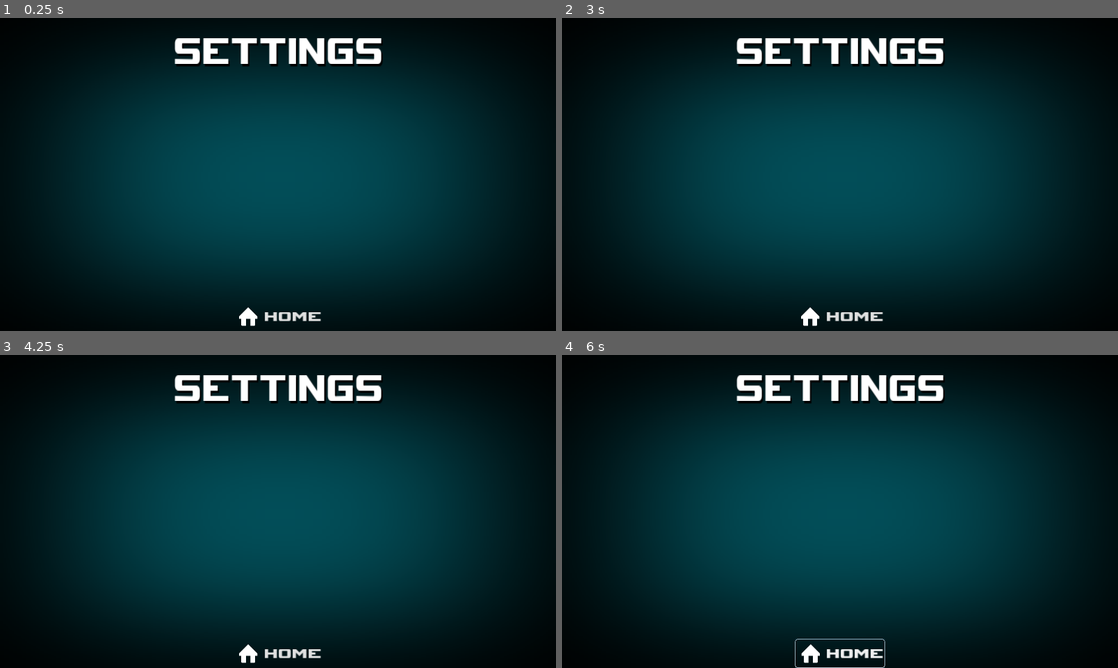
Above: before the commit, frames 1-4 (two rows, left to right).
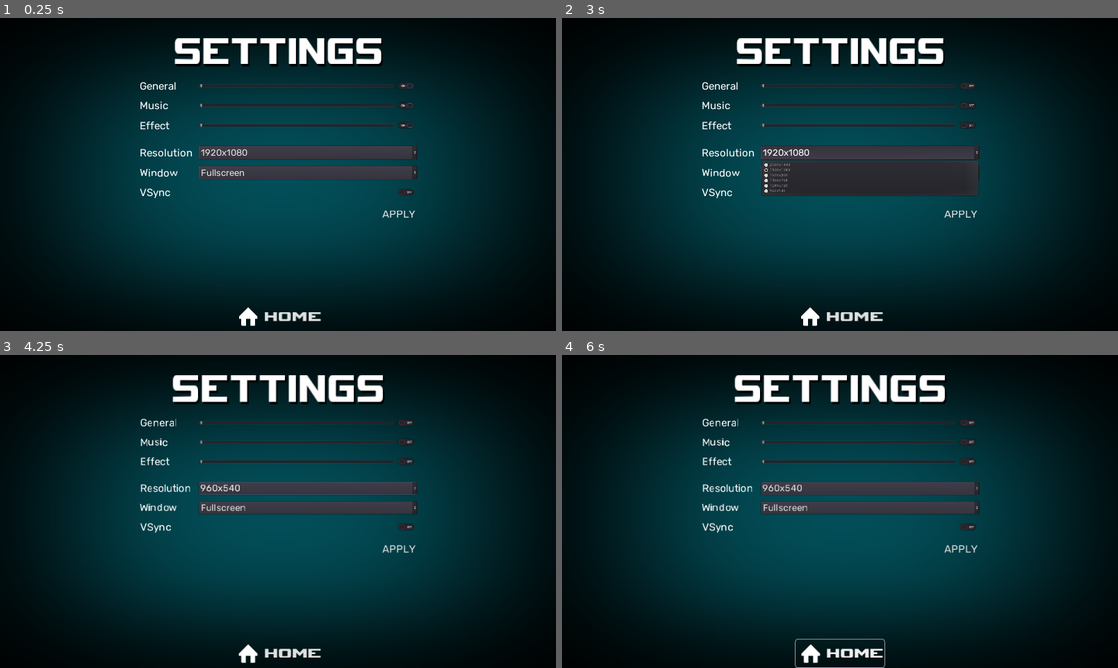
Above: after the commit, the same moments.

Repository: MrEliptik/TypeItOut
Game: Godot game, scene res://scenes/ui/settings.tscn
The game is run twice, just before and just after one commit, with the same random seed, the same clock (stepped at 60 frames per second) and the same inputs. This scene is started directly instead of the project's main scene.
Inputs (mouse positions are in pixels of both pictures, inside the frame that each line leads up to):
- Up to frame 1 (0.25 s): no input
- Up to frame 2 (3 s): click (967, 86) at 0.52 s; click (967, 105) at 1.27 s; click (967, 124) at 2.02 s; click (867, 152) at 2.75 s, where only the run after the commit has a clickable "1920x1080"
- Up to frame 3 (4.25 s): click (405, 530) at 3.52 s
- Up to frame 4 (6 s): click (867, 489) at 4.25 s, where only the run after the commit has a clickable "960x540"; click (962, 549) at 5 s, where only the run after the commit has a clickable "APPLY"; click "HOME" at 5.75 s

The runs differ from the first frame. In frame 1, 4.9% of the frame differs, in the area x 25-75%, y 20-64%; in frame 2, 7.7%; in frame 3, 5.8%; in frame 4, 5.8%.

Commit message:
settings WIP

Diff:
--- a/scenes/ui/music.gd
+++ b/scenes/ui/music.gd
@@ -17,3 +17,39 @@
 
 func stop():
 	$Music.stop()
+
+func get_volume():
+	pass
+
+func get_music_volume():
+	pass
+
+func get_effects_volume():
+	pass
+
+func is_master_mute():
+	pass
+
+func is_music_mute():
+	pass
+
+func is_effects_mute():
+	pass
+
+func set_volume(value):
+	pass
+
+func set_music_volume(value):
+	pass
+
+func set_effects_volume(value):
+	pass
+
+func toggle_master_mute(btn):
+	pass
+
+func toggle_music_mute(btn):
+	pass
+
+func toggle_effects_mute(btn):
+	pass
--- /dev/null
+++ b/scenes/ui/settings.gd
@@ -0,0 +1,82 @@
+extends Control
+
+enum WINDOW_TYPE {
+	FULLSCREEN,
+	BORDERLESS,
+	NORMAL
+}
+
+var windows_type_str = {
+	WINDOW_TYPE.FULLSCREEN : "Fullscreen",
+	WINDOW_TYPE.BORDERLESS : "Borderless",
+	WINDOW_TYPE.NORMAL : "Windowed"
+}
+
+var windows_size = [Vector2(2560, 1440),Vector2(1920, 1080),Vector2(1600, 900),Vector2(1366, 768),Vector2(1280, 720),Vector2(960, 540)]
+
+var windows_size_str = {
+	"2560x1440" : Vector2(2560, 1440),
+	"1920x1080" : Vector2(1920, 1080),
+	"1600x900" : Vector2(1600, 900),
+	"1366x768" : Vector2(1366, 768),
+	"1280x720" : Vector2(1280, 720),
+	"960x540" : Vector2(960, 540)
+}
+
+# Called when the node enters the scene tree for the first time.
+func _ready():
+#	$VBoxContainer/HBoxContainer/GeneralSlider.value = int(db2linear(Music.get_volume())*100)
+#	$VBoxContainer/HBoxContainer2/MusicSlider.value = int(db2linear(Music.get_music_volume())*100)
+#	$VBoxContainer/HBoxContainer3/EffectsSlider.value = int(db2linear(Music.get_effects_volume())*100)
+#	$VBoxContainer/HBoxContainer/GeneralToggle.pressed = !Music.is_master_mute()
+#	$VBoxContainer/HBoxContainer2/MusicToggle.pressed = !Music.is_music_mute()
+#	$VBoxContainer/HBoxContainer3/EffectsToggle.pressed = !Music.is_effects_mute()
+
+	for resolution in windows_size_str.keys():
+		$SettingsContainer/DisplayContainer/ResolutionContainer/ResolutionOptions.add_item(resolution)
+
+	for option in windows_type_str.keys():
+		$SettingsContainer/DisplayContainer/WindowTypeContainer/WindowTypeOptions.add_item(windows_type_str[option])
+
+	$SettingsContainer/DisplayContainer/ResolutionContainer/ResolutionOptions.selected = 1
+
+
+func _on_GeneralSlider_value_changed(value):
+	$VBoxContainer/HBoxContainer/Value.text = str(value)
+	Music.set_volume(linear2db(value/100))
+
+func _on_MusicSlider_value_changed(value):
+	$VBoxContainer/HBoxContainer2/Value.text = str(value)
+	Music.set_music_volume(linear2db(value/100))
+
+func _on_EffectSlider_value_changed(value):
+	$VBoxContainer/HBoxContainer3/Value.text = str(value)
+	#db2linear(AudioServer.get_bus_volume_db(AudioServer.get_bus_index("Master")))*100
+	Music.set_effects_volume(linear2db(value/100))
+
+func _on_GeneralToggle_toggled(button_pressed):
+	Music.toggle_master_mute(!button_pressed)
+
+func _on_MusicToggle_toggled(button_pressed):
+	Music.toggle_music_mute(!button_pressed)
+
+func _on_EffectToggle_toggled(button_pressed):
+	Music.toggle_effects_mute(!button_pressed)
+
+func _on_ResolutionOptions_item_selected(index):
+	OS.set_window_size(windows_size[index])
+
+
+func _on_WindowTypeOptions_item_selected(index):
+	if index == WINDOW_TYPE.FULLSCREEN:
+		OS.window_fullscreen = true
+		OS.window_borderless = true
+	elif index == WINDOW_TYPE.BORDERLESS:
+		OS.window_fullscreen = false
+		OS.window_borderless = true
+	elif index == WINDOW_TYPE.NORMAL:
+		OS.window_fullscreen = false
+		OS.window_borderless = false
+
+func _on_VSyncToggle_toggled(button_pressed):
+	OS.vsync_enabled = button_pressed
--- a/scenes/ui/settings.tscn
+++ b/scenes/ui/settings.tscn
@@ -1,9 +1,12 @@
-[gd_scene load_steps=7 format=2]
+[gd_scene load_steps=12 format=2]
 
 [ext_resource path="res://effects/vignette.shader" type="Shader" id=1]
 [ext_resource path="res://effects/vignette.png" type="Texture" id=2]
 [ext_resource path="res://scenes/ui/homeBtn.tscn" type="PackedScene" id=3]
 [ext_resource path="res://fonts/space_marine/SM.TTF" type="DynamicFontData" id=4]
+[ext_resource path="res://scenes/ui/settings.gd" type="Script" id=5]
+[ext_resource path="res://fonts/rubik_36.tres" type="DynamicFont" id=6]
+[ext_resource path="res://fonts/rubik_32.tres" type="DynamicFont" id=7]
 
 [sub_resource type="ShaderMaterial" id=1]
 shader = ExtResource( 1 )
@@ -14,9 +17,29 @@
 use_filter = true
 font_data = ExtResource( 4 )
 
+[sub_resource type="StyleBoxFlat" id=3]
+bg_color = Color( 0.6, 0.6, 0.6, 0 )
+border_width_left = 2
+border_width_top = 2
+border_width_right = 2
+border_width_bottom = 2
+border_color = Color( 1, 1, 1, 1 )
+corner_radius_top_left = 10
+corner_radius_top_right = 10
+corner_radius_bottom_right = 10
+corner_radius_bottom_left = 10
+
+[sub_resource type="StyleBoxFlat" id=4]
+bg_color = Color( 0.6, 0.6, 0.6, 0 )
+corner_radius_top_left = 10
+corner_radius_top_right = 10
+corner_radius_bottom_right = 10
+corner_radius_bottom_left = 10
+
 [node name="Settings" type="Control"]
 anchor_right = 1.0
 anchor_bottom = 1.0
+script = ExtResource( 5 )
 __meta__ = {
 "_edit_use_anchors_": false
 }
@@ -55,6 +78,241 @@
 "_edit_use_anchors_": false
 }
 
+[node name="SettingsContainer" type="VBoxContainer" parent="."]
+anchor_left = 0.5
+anchor_top = 0.5
+anchor_right = 0.5
+anchor_bottom = 0.5
+margin_left = -477.0
+margin_top = -328.0
+margin_right = 481.0
+margin_bottom = 423.0
+__meta__ = {
+"_edit_use_anchors_": false
+}
+
+[node name="VolumeContainer" type="VBoxContainer" parent="SettingsContainer"]
+margin_right = 958.0
+margin_bottom = 175.0
+alignment = 1
+__meta__ = {
+"_edit_use_anchors_": false
+}
+
+[node name="GeneralContainer" type="HBoxContainer" parent="SettingsContainer/VolumeContainer"]
+margin_right = 958.0
+margin_bottom = 43.0
+
+[node name="Label" type="Label" parent="SettingsContainer/VolumeContainer/GeneralContainer"]
+margin_right = 200.0
+margin_bottom = 43.0
+rect_min_size = Vector2( 200, 0 )
+custom_fonts/font = ExtResource( 6 )
+text = "General"
+
+[node name="GeneralSlider" type="HSlider" parent="SettingsContainer/VolumeContainer/GeneralContainer"]
+margin_left = 204.0
+margin_right = 878.0
+margin_bottom = 43.0
+size_flags_horizontal = 3
+size_flags_vertical = 3
+__meta__ = {
+"_edit_use_anchors_": false
+}
+
+[node name="GeneralToggle" type="CheckButton" parent="SettingsContainer/VolumeContainer/GeneralContainer"]
+margin_left = 882.0
+margin_right = 958.0
+margin_bottom = 43.0
+pressed = true
+align = 1
+
+[node name="VSeparator" type="VSeparator" parent="SettingsContainer/VolumeContainer"]
+modulate = Color( 1, 1, 1, 0 )
+margin_top = 47.0
+margin_right = 958.0
+margin_bottom = 62.0
+rect_min_size = Vector2( 0, 15 )
+
+[node name="MusicContainer" type="HBoxContainer" parent="SettingsContainer/VolumeContainer"]
+margin_top = 66.0
+margin_right = 958.0
+margin_bottom = 109.0
+
+[node name="Label" type="Label" parent="SettingsContainer/VolumeContainer/MusicContainer"]
+margin_right = 200.0
+margin_bottom = 43.0
+rect_min_size = Vector2( 200, 0 )
+custom_fonts/font = ExtResource( 6 )
+text = "Music"
+
+[node name="MusicSlider" type="HSlider" parent="SettingsContainer/VolumeContainer/MusicContainer"]
+margin_left = 204.0
+margin_right = 878.0
+margin_bottom = 43.0
+size_flags_horizontal = 3
+size_flags_vertical = 3
+__meta__ = {
+"_edit_use_anchors_": false
+}
+
+[node name="MusicToggle" type="CheckButton" parent="SettingsContainer/VolumeContainer/MusicContainer"]
+margin_left = 882.0
+margin_right = 958.0
+margin_bottom = 43.0
+pressed = true
+align = 1
+
+[node name="VSeparator2" type="VSeparator" parent="SettingsContainer/VolumeContainer"]
+modulate = Color( 1, 1, 1, 0 )
+margin_top = 113.0
+margin_right = 958.0
+margin_bottom = 128.0
+rect_min_size = Vector2( 0, 15 )
+
+[node name="EffectContainer" type="HBoxContainer" parent="SettingsContainer/VolumeContainer"]
+margin_top = 132.0
+margin_right = 958.0
+margin_bottom = 175.0
+
+[node name="Label" type="Label" parent="SettingsContainer/VolumeContainer/EffectContainer"]
+margin_right = 200.0
+margin_bottom = 43.0
+rect_min_size = Vector2( 200, 0 )
+custom_fonts/font = ExtResource( 6 )
+text = "Effect"
+
+[node name="EffectSlider" type="HSlider" parent="SettingsContainer/VolumeContainer/EffectContainer"]
+margin_left = 204.0
+margin_right = 878.0
+margin_bottom = 43.0
+size_flags_horizontal = 3
+size_flags_vertical = 3
+__meta__ = {
+"_edit_use_anchors_": false
+}
+
+[node name="EffectToggle" type="CheckButton" parent="SettingsContainer/VolumeContainer/EffectContainer"]
+margin_left = 882.0
+margin_right = 958.0
+margin_bottom = 43.0
+pressed = true
+align = 1
+
+[node name="VSeparator" type="VSeparator" parent="SettingsContainer"]
+modulate = Color( 1, 1, 1, 0 )
+margin_top = 179.0
+margin_right = 958.0
+margin_bottom = 219.0
+rect_min_size = Vector2( 0, 40 )
+__meta__ = {
+"_edit_use_anchors_": false
+}
+
+[node name="DisplayContainer" type="VBoxContainer" parent="SettingsContainer"]
+margin_top = 223.0
+margin_right = 958.0
+margin_bottom = 483.0
+alignment = 2
+
+[node name="ResolutionContainer" type="HBoxContainer" parent="SettingsContainer/DisplayContainer"]
+margin_right = 958.0
+margin_bottom = 44.0
+
+[node name="Label" type="Label" parent="SettingsContainer/DisplayContainer/ResolutionContainer"]
+margin_right = 200.0
+margin_bottom = 43.0
+rect_min_size = Vector2( 200, 0 )
+custom_fonts/font = ExtResource( 6 )
+text = "Resolution"
+
+[node name="ResolutionOptions" type="OptionButton" parent="SettingsContainer/DisplayContainer/ResolutionContainer"]
+margin_left = 204.0
+margin_right = 958.0
+margin_bottom = 44.0
+size_flags_horizontal = 3
+size_flags_vertical = 3
+custom_fonts/font = ExtResource( 7 )
+
+[node name="VSeparator" type="VSeparator" parent="SettingsContainer/DisplayContainer"]
+modulate = Color( 1, 1, 1, 0 )
+margin_top = 48.0
+margin_right = 958.0
+margin_bottom = 63.0
+rect_min_size = Vector2( 0, 15 )
+
+[node name="WindowTypeContainer" type="HBoxContainer" parent="SettingsContainer/DisplayContainer"]
+margin_top = 67.0
+margin_right = 958.0
+margin_bottom = 111.0
+
+[node name="Label" type="Label" parent="SettingsContainer/DisplayContainer/WindowTypeContainer"]
+margin_right = 200.0
+margin_bottom = 43.0
+rect_min_size = Vector2( 200, 0 )
+custom_fonts/font = ExtResource( 6 )
+text = "Window"
+
+[node name="WindowTypeOptions" type="OptionButton" parent="SettingsContainer/DisplayContainer/WindowTypeContainer"]
+margin_left = 204.0
+margin_right = 958.0
+margin_bottom = 44.0
+size_flags_horizontal = 3
+size_flags_vertical = 3
+custom_fonts/font = ExtResource( 7 )
+
+[node name="VSeparator2" type="VSeparator" parent="SettingsContainer/DisplayContainer"]
+modulate = Color( 1, 1, 1, 0 )
+margin_top = 115.0
+margin_right = 958.0
+margin_bottom = 130.0
+rect_min_size = Vector2( 0, 15 )
+
+[node name="VSyncContainer" type="HBoxContainer" parent="SettingsContainer/DisplayContainer"]
+margin_top = 134.0
+margin_right = 958.0
+margin_bottom = 177.0
+
+[node name="Label" type="Label" parent="SettingsContainer/DisplayContainer/VSyncContainer"]
+margin_right = 200.0
+margin_bottom = 43.0
+rect_min_size = Vector2( 200, 0 )
+custom_fonts/font = ExtResource( 6 )
+text = "VSync"
+
+[node name="VSeparator" type="VSeparator" parent="SettingsContainer/DisplayContainer/VSyncContainer"]
+modulate = Color( 1, 1, 1, 0 )
+margin_left = 204.0
+margin_right = 878.0
+margin_bottom = 43.0
+rect_min_size = Vector2( 0, 15 )
+size_flags_horizontal = 3
+
+[node name="VSyncToggle" type="CheckButton" parent="SettingsContainer/DisplayContainer/VSyncContainer"]
+margin_left = 882.0
+margin_right = 958.0
+margin_bottom = 43.0
+
+[node name="VSeparator3" type="VSeparator" parent="SettingsContainer/DisplayContainer"]
+modulate = Color( 1, 1, 1, 0 )
+margin_top = 181.0
+margin_right = 958.0
+margin_bottom = 196.0
+rect_min_size = Vector2( 0, 15 )
+
+[node name="ApplyBtn" type="Button" parent="SettingsContainer/DisplayContainer"]
+margin_left = 833.0
+margin_top = 200.0
+margin_right = 958.0
+margin_bottom = 260.0
+rect_min_size = Vector2( 125, 60 )
+size_flags_horizontal = 8
+size_flags_vertical = 3
+custom_styles/hover = SubResource( 3 )
+custom_styles/normal = SubResource( 4 )
+custom_fonts/font = ExtResource( 6 )
+text = "APPLY"
+
 [node name="HBoxContainer" type="HBoxContainer" parent="."]
 anchor_top = 1.0
 anchor_right = 1.0
@@ -68,3 +326,12 @@
 [node name="HomeBtn" parent="HBoxContainer" instance=ExtResource( 3 )]
 margin_left = 805.0
 margin_right = 1115.0
+[connection signal="value_changed" from="SettingsContainer/VolumeContainer/GeneralContainer/GeneralSlider" to="." method="_on_GeneralSlider_value_changed"]
+[connection signal="toggled" from="SettingsContainer/VolumeContainer/GeneralContainer/GeneralToggle" to="." method="_on_GeneralToggle_toggled"]
+[connection signal="value_changed" from="SettingsContainer/VolumeContainer/MusicContainer/MusicSlider" to="." method="_on_MusicSlider_value_changed"]
+[connection signal="toggled" from="SettingsContainer/VolumeContainer/MusicContainer/MusicToggle" to="." method="_on_MusicToggle_toggled"]
+[connection signal="value_changed" from="SettingsContainer/VolumeContainer/EffectContainer/EffectSlider" to="." method="_on_EffectSlider_value_changed"]
+[connection signal="toggled" from="SettingsContainer/VolumeContainer/EffectContainer/EffectToggle" to="." method="_on_EffectToggle_toggled"]
+[connection signal="item_selected" from="SettingsContainer/DisplayContainer/ResolutionContainer/ResolutionOptions" to="." method="_on_ResolutionOptions_item_selected"]
+[connection signal="item_selected" from="SettingsContainer/DisplayContainer/WindowTypeContainer/WindowTypeOptions" to="." method="_on_WindowTypeOptions_item_selected"]
+[connection signal="toggled" from="SettingsContainer/DisplayContainer/VSyncContainer/VSyncToggle" to="." method="_on_VSyncToggle_toggled"]
